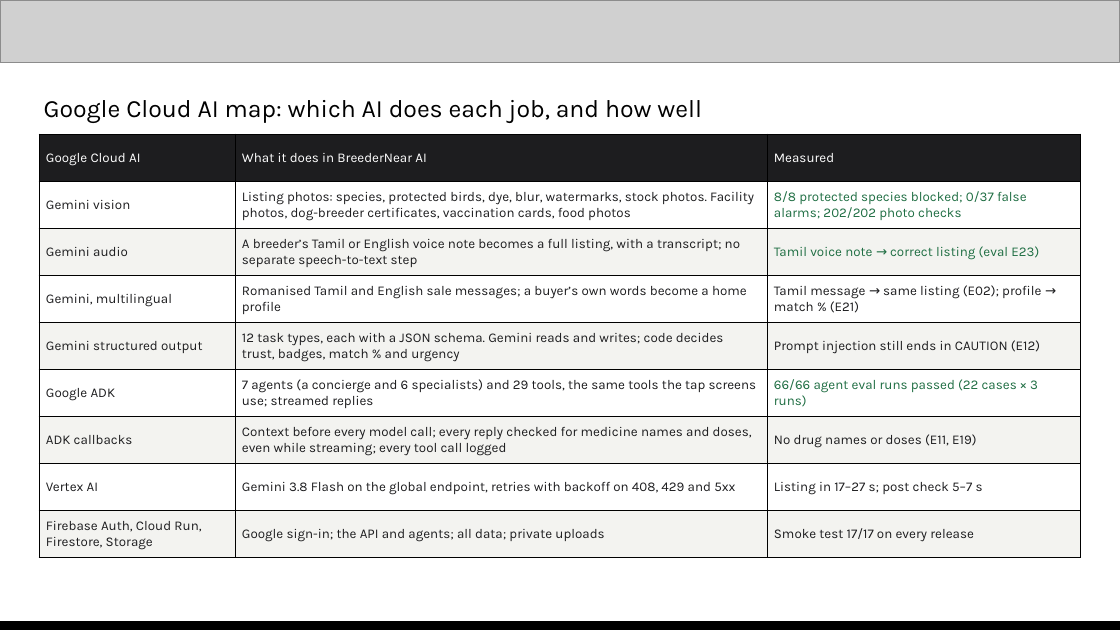
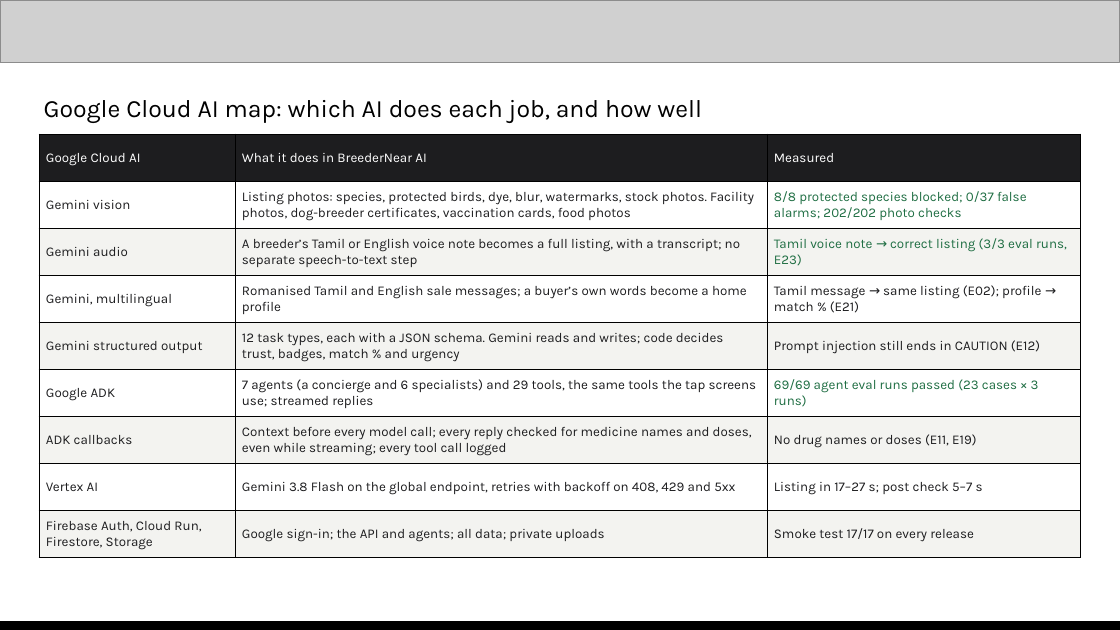
Before and after one commit to sudarsan-22/breedernear-ai, a slide deck: slide 10 of docs/submission/BreederNear-AI-deck.pptx. Drawn at 1120x630 pixels with LibreOffice and Linux fonts; fonts in the diff are those of the drawing; grey boxes stand for pictures. Boxes give left, top, right and bottom in pixels: in the first picture for what was removed or moved away, otherwise in the second. Text is boxed around its words. In the diff, an @@ line names an element or a change of style, - is before the commit and + after.

```diff
--- a/docs/submission/BreederNear-AI-deck.pptx
+++ b/docs/submission/BreederNear-AI-deck.pptx
@@ table at <box>39,134,1081,558</box> @@
-row 3, column 3: Tamil voice note → correct listing (eval E23)
+row 3, column 3: Tamil voice note → correct listing (3/3 eval runs, E23)
-row 6, column 3: 66/66 agent eval runs passed (22 cases × 3 runs)
+row 6, column 3: 69/69 agent eval runs passed (23 cases × 3 runs)
```
Also in this commit, not shown: 4 other slides changed, 10 other files.
